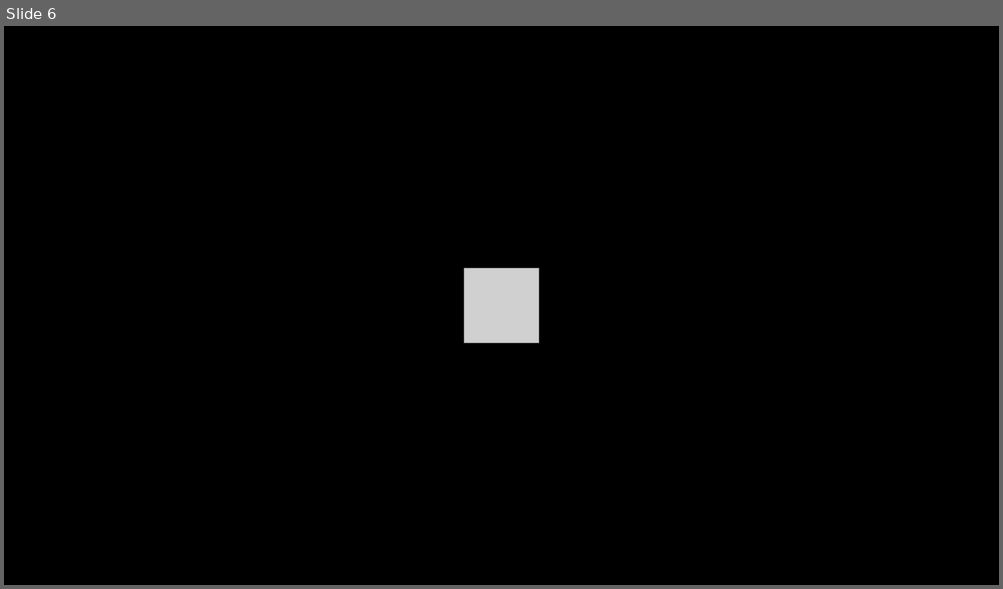
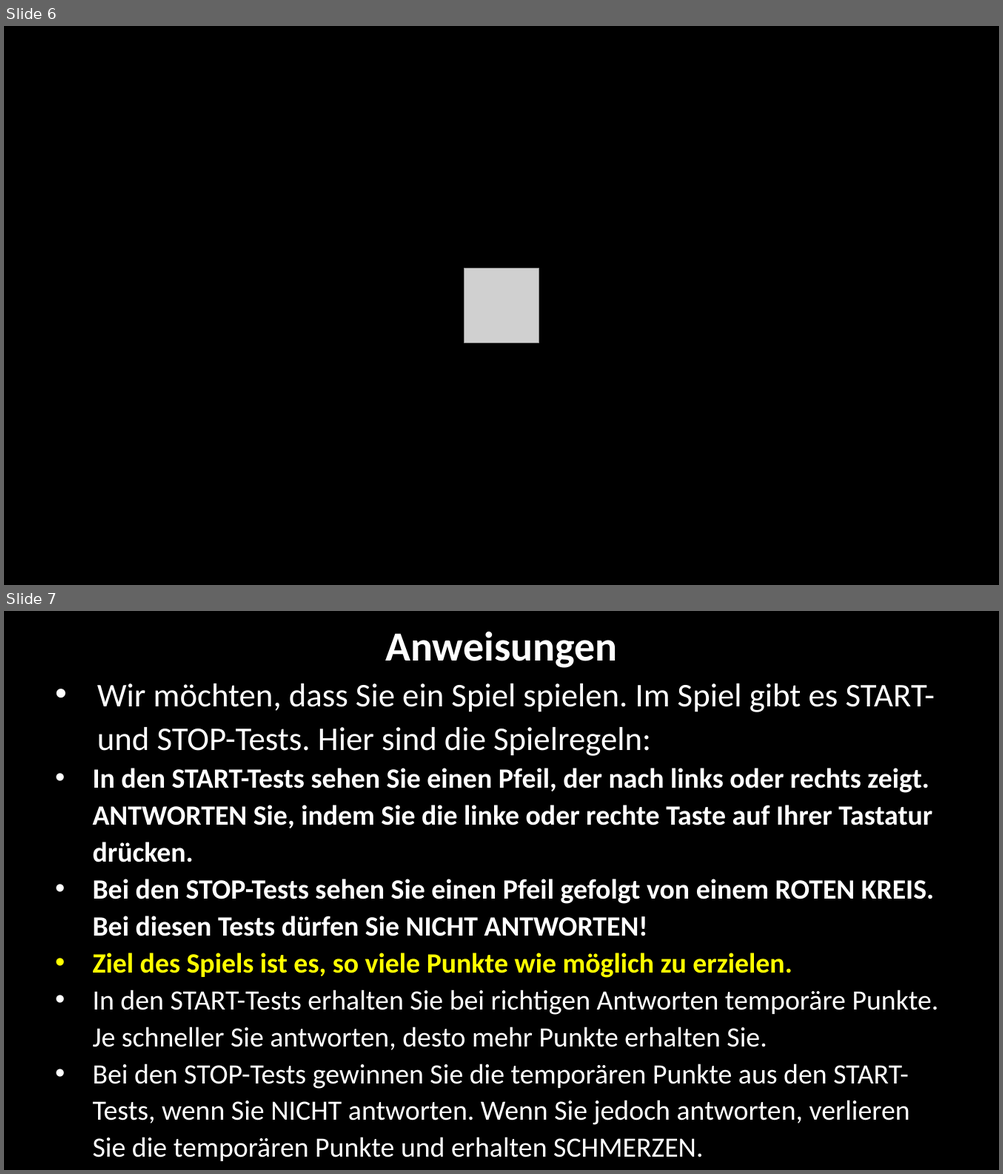
Before and after one commit to LabBench-Society/Protocols.Beta, a slide deck: docs/aau.cnap.lnp.cogniPain2.protocol.v1/StopSignalGameImages_DE.pptx. Shown one above the other, each under a label of ours: slide 6 before the commit, slides 6 and 7 after it. The pictures are 1003x589 and 1003x1174 pixels, drawn with LibreOffice and Linux fonts; fonts in the diff are those of the drawing; grey boxes stand for pictures. Boxes give left, top, right and bottom in pixels: in the first picture for what was removed or moved away, otherwise in the second. Text is boxed around its words. In the diff, an @@ line names an element or a change of style, - is before the commit and + after.

```diff
--- a/docs/aau.cnap.lnp.cogniPain2.protocol.v1/StopSignalGameImages_DE.pptx
+++ b/docs/aau.cnap.lnp.cogniPain2.protocol.v1/StopSignalGameImages_DE.pptx
@@ slide 7 added at (x1=4, y1=611, x2=999, y2=1170), background #000000 @@
@@ text added at (x1=93, y1=631, x2=939, y2=1162), 27 pt, text #FFFFFF @@
+Anweisungen
+• Wir möchten, dass Sie ein Spiel spielen. Im Spiel gibt es START- und STOP-Tests. Hier sind die Spielregeln:
+• In den START-Tests sehen Sie einen Pfeil, der nach links oder rechts zeigt. ANTWORTEN Sie, indem Sie die linke oder rechte Taste auf Ihrer Tastatur drücken.
+• Bei den STOP-Tests sehen Sie einen Pfeil gefolgt von einem ROTEN KREIS. Bei diesen Tests dürfen Sie NICHT ANTWORTEN!
+• Ziel des Spiels ist es, so viele Punkte wie möglich zu erzielen.
+• In den START-Tests erhalten Sie bei richtigen Antworten temporäre Punkte. Je schneller Sie antworten, desto mehr Punkte erhalten Sie.
+• Bei den STOP-Tests gewinnen Sie die temporären Punkte aus den START-Tests, wenn Sie NICHT antworten. Wenn Sie jedoch antworten, verlieren Sie die temporären Punkte und erhalten SCHMERZEN.
```
Also in this commit, not shown: 1 slide removed, 2 other files.
